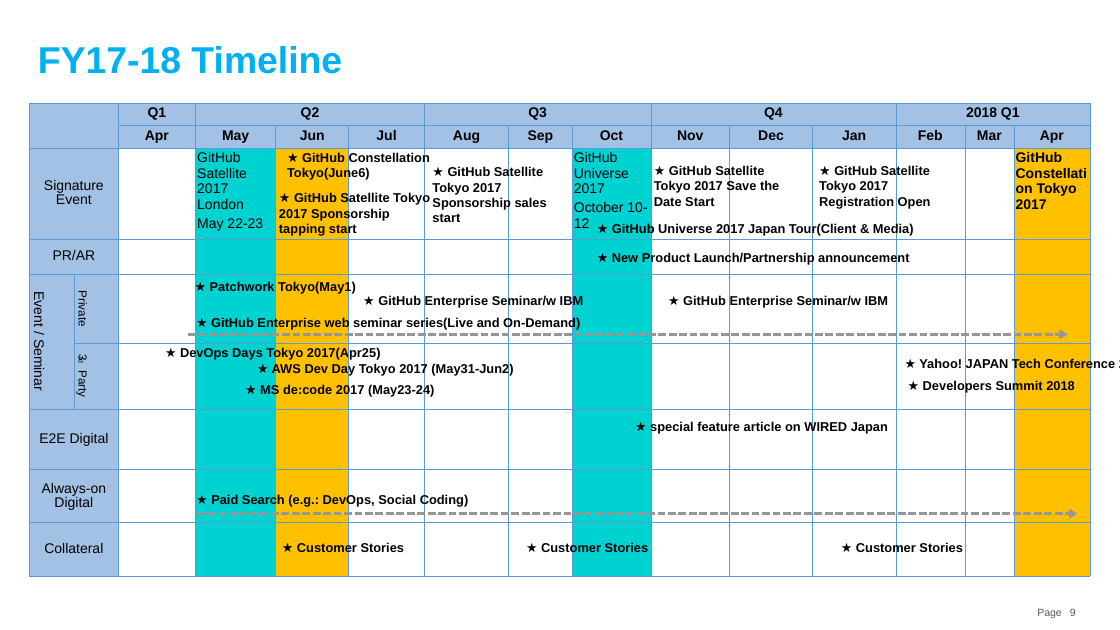
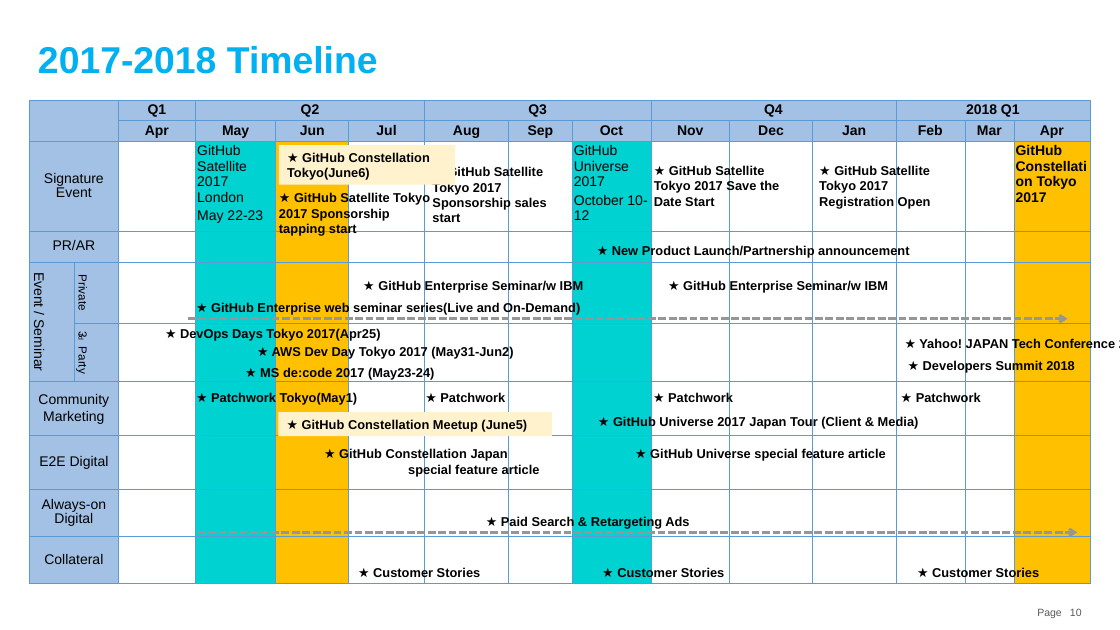
Before and after one commit to souebina/GitHub-Japan-Marketing-Plan, a slide deck: slide 10 of GitHub Japan Marketing Strategy.pptx (slide 9 before the commit). Drawn at 1120x630 pixels with LibreOffice and Linux fonts; fonts in the diff are those of the drawing. Boxes give left, top, right and bottom in pixels: in the first picture for what was removed or moved away, otherwise in the second. Text is boxed around its words. In the diff, an @@ line names an element or a change of style, - is before the commit and + after.

Commit message:
update GTM slide,Add Community page

```diff
--- a/GitHub Japan Marketing Strategy.pptx
+++ b/GitHub Japan Marketing Strategy.pptx
@@ title at (38,46,378,74): text changed @@
-FY17-18 Timeline
+2017-2018 Timeline
@@ table at (29,101,1090,585) @@
+row 7: Community / Marketing |  |  |  |  |  |  |  |  |  |  |  |  |  | 
@@ rectangle "★ GitHub Constellation Tokyo(June6)": place and size @@
-rectangle "★ GitHub Constellation Tokyo(June6)" at (287,151,430,180)
+rectangle "★ GitHub Constellation Tokyo(June6)" at (279,145,455,185)
@@ rectangle "★ GitHub Constellation Tokyo(June6)" at (279,145,455,185): fill none to #FFF2CC @@
@@ text "★ New Product Launch/Partnership announcement": place and size @@
-text "★ New Product Launch/Partnership announcement" at (612,252,909,265)
+text "★ New Product Launch/Partnership announcement" at (612,245,909,258)
@@ 3 texts: place and size @@
-3 texts at (180,347,1116,393)
+3 texts at (180,328,1116,373)
@@ 5 texts, 1 arrow: place and size @@
-5 texts, 1 arrow at (188,295,1068,396)
+5 texts, 1 arrow at (188,280,1068,380)
@@ text "★ Patchwork Tokyo(May1)": place and size @@
-text "★ Patchwork Tokyo(May1)" at (210,281,356,294)
+text "★ Patchwork Tokyo(May1)" at (211,392,358,405)
@@ rectangle added at (278,413,552,437), fill #FFF2CC, 11 pt, text #000000, bold @@
+★ GitHub Constellation Meetup (June5)
@@ text added at (440,392,505,402), 11 pt, text #000000, bold @@
+★ Patchwork
@@ text at (613,416,919,429): spaces changed @@
-★ GitHub Universe 2017 Japan Tour(Client & Media)
+★ GitHub Universe 2017 Japan Tour (Client & Media)
@@ text added at (668,392,733,405), 11 pt, text #000000, bold @@
+★ Patchwork
@@ text added at (916,392,981,405), 11 pt, text #000000, bold @@
+★ Patchwork
@@ text added at (339,448,540,477), 11 pt, text #000000, bold @@
+★ GitHub Constellation Japan
+special feature article
@@ text at (650,448,886,461): text changed @@
-★ special feature article on WIRED Japan
+★ GitHub Universe special feature article
@@ arrow moved from (197, 514) - (1078, 514) to (197, 533) - (1078, 533) @@
@@ text at (501,516,689,529): text changed @@
-★ Paid Search (e.g.: DevOps, Social Coding)
+★ Paid Search & Retargeting Ads
@@ 3 texts: place and size @@
-3 texts at (297,542,963,555)
+3 texts at (373,566,1040,579)
@@ page number at (1070,608,1082,616): text changed @@
-9
+10
```
Also in this commit, not shown: 2 other slides changed.
